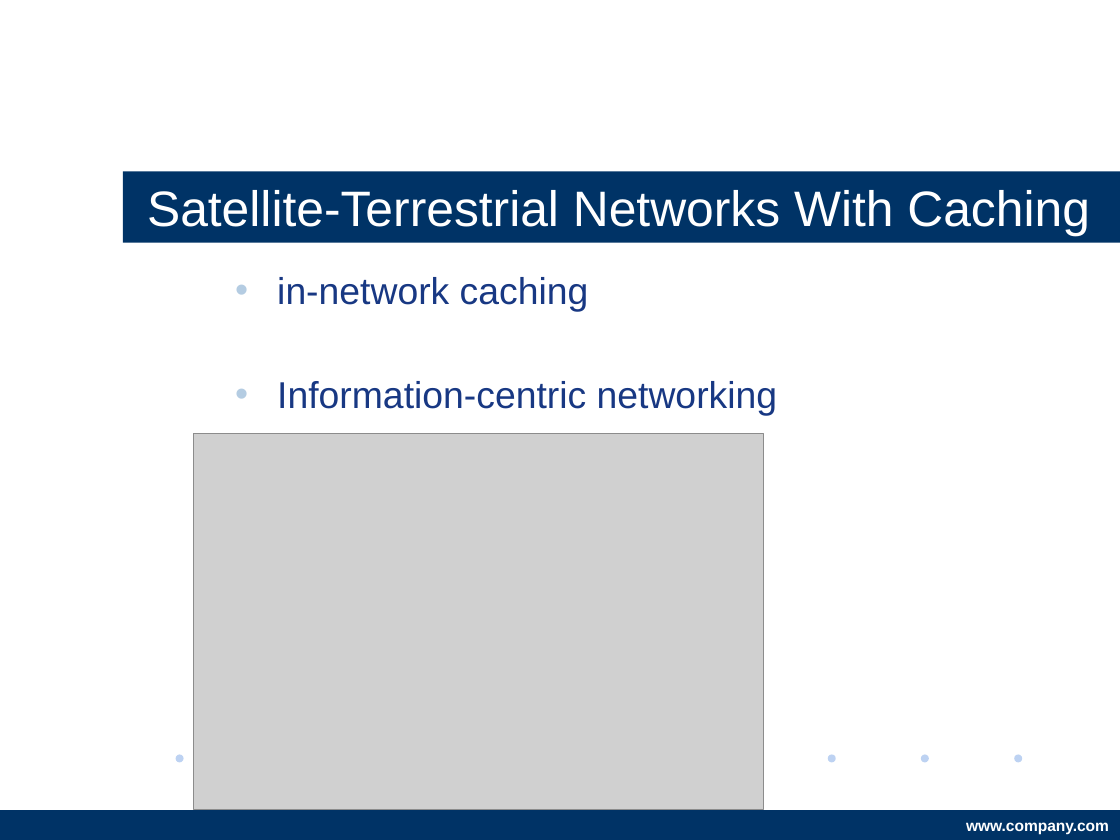
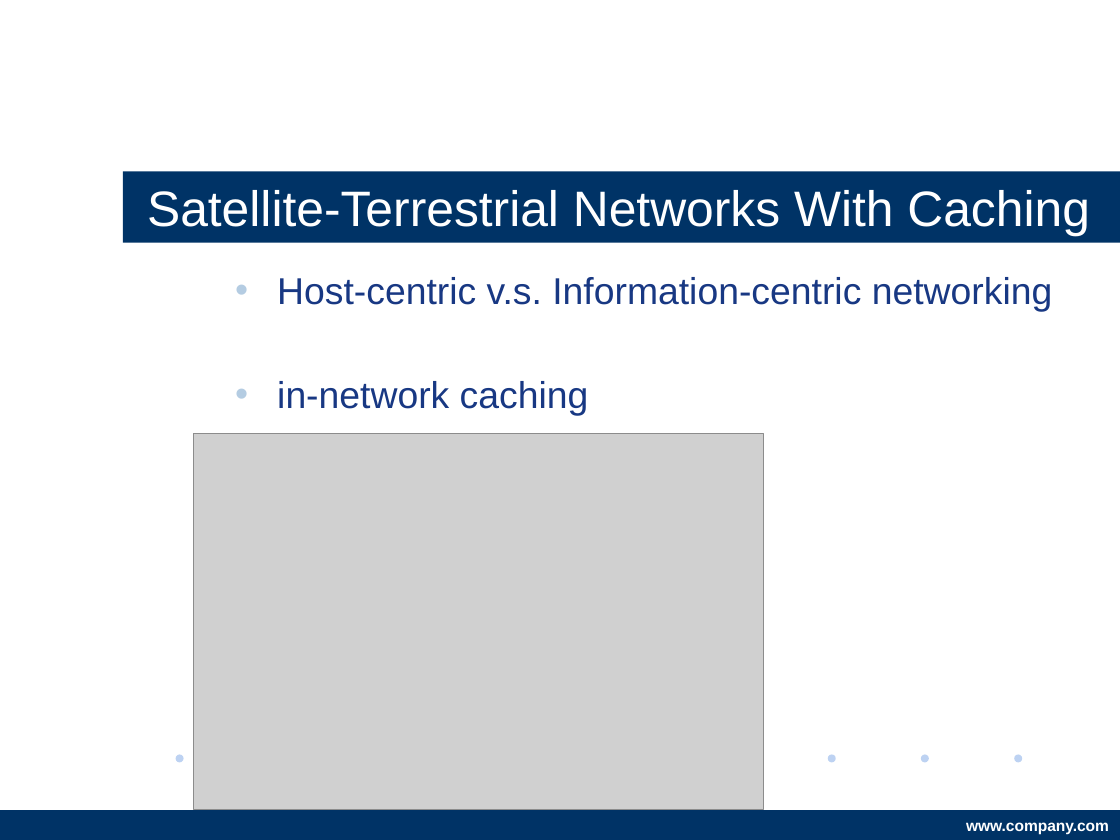
Before and after one commit to s1042992/Presentation_hscc, a slide deck: slide 4 of Deep Q-Learning Aided Networking, Caching, and Computing Resources Allocation in Software-Defined Satellite-Terrestrial Networks.pptx (slide 3 before the commit). Drawn at 1120x840 pixels with LibreOffice and Linux fonts; fonts in the diff are those of the drawing; grey boxes stand for pictures; background and template pictures are left out. Boxes give left, top, right and bottom in pixels: in the first picture for what was removed or moved away, otherwise in the second. Text is boxed around its words. In the diff, an @@ line names an element or a change of style, - is before the commit and + after.

Commit message:
update

```diff
--- a/Deep Q-Learning Aided Networking, Caching, and Computing Resources Allocation in Software-Defined Satellite-Terrestrial Networks.pptx
+++ b/Deep Q-Learning Aided Networking, Caching, and Computing Resources Allocation in Software-Defined Satellite-Terrestrial Networks.pptx
@@ text at (277, 277, 1053, 311): paragraph added @@
+• Host-centric v.s. Information-centric networking
@@ text at (277, 381, 778, 416): paragraph removed @@
-• Information-centric networking
```
Also in this commit, not shown: 13 slides added.
